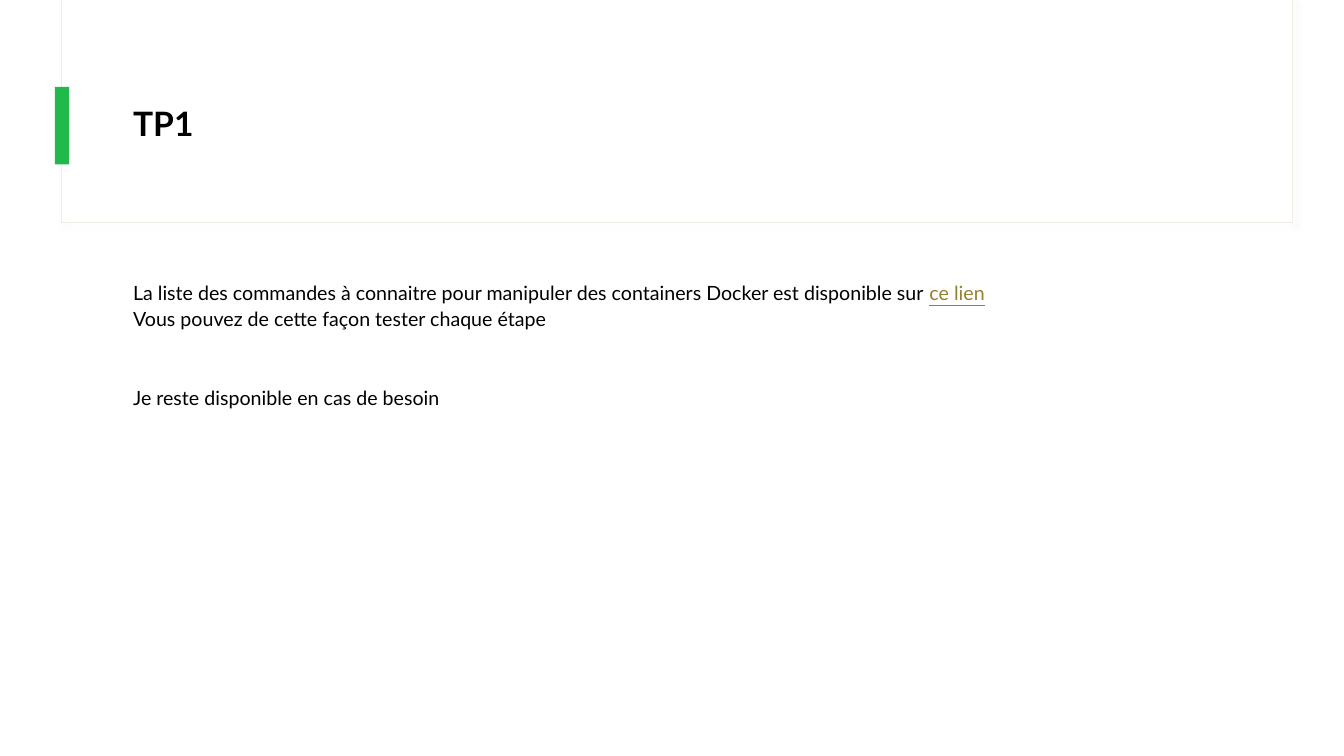
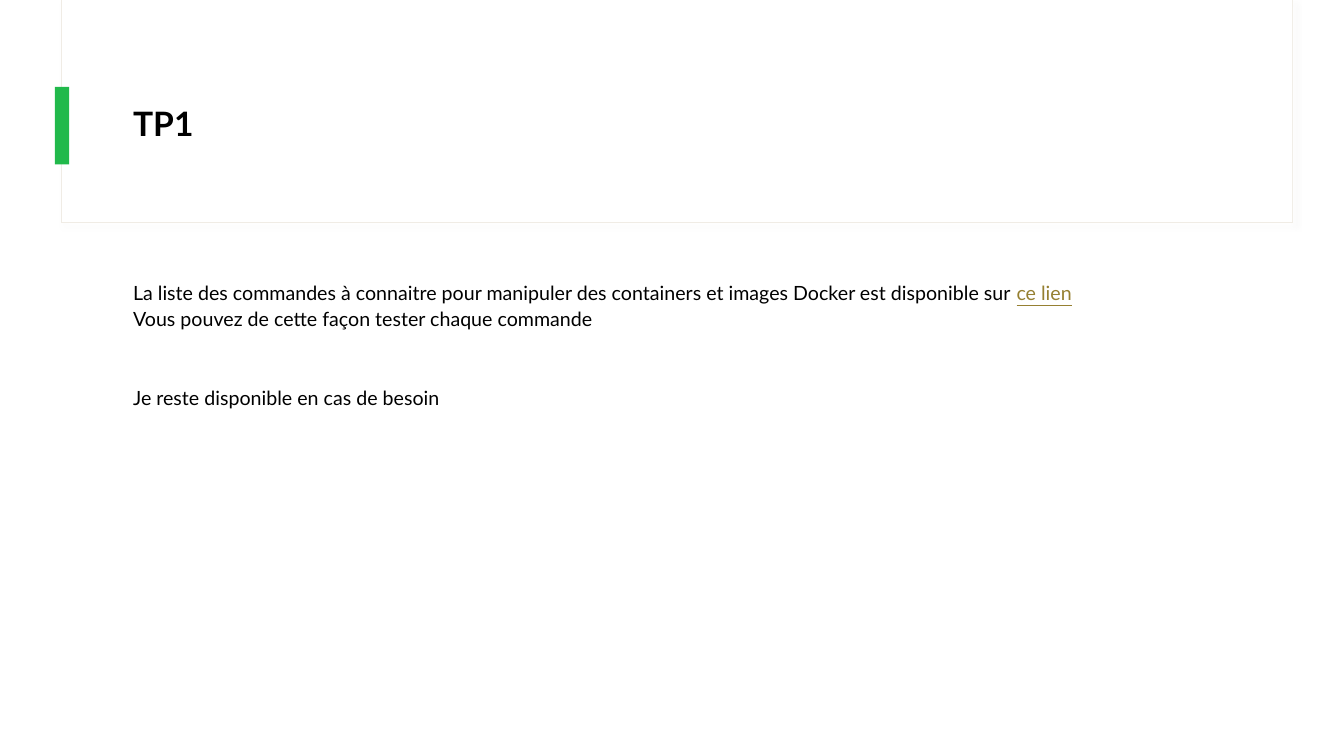
Before and after one commit to IPSSIASIDEV2/Jedy-DockerKubernetes-Formation, a slide deck: slide 16 of Cours/Cours.pptx. Drawn at 1344x756 pixels with LibreOffice and Linux fonts; fonts in the diff are those of the drawing. Boxes give left, top, right and bottom in pixels: in the first picture for what was removed or moved away, otherwise in the second. Text is boxed around its words. In the diff, an @@ line names an element or a change of style, - is before the commit and + after.

```diff
--- a/Cours/Cours.pptx
+++ b/Cours/Cours.pptx
@@ text at (x1=133, y1=285, x2=1072, y2=330): text changed @@
-La liste des commandes à connaitre pour manipuler des containers Docker est disponible sur ce lien
-Vous pouvez de cette façon tester chaque étape
+La liste des commandes à connaitre pour manipuler des containers et images Docker est disponible sur ce lien
+Vous pouvez de cette façon tester chaque commande
```
Also in this commit, not shown: 7 other slides changed, 1 slide added, 2 slides removed, 6 other files.
